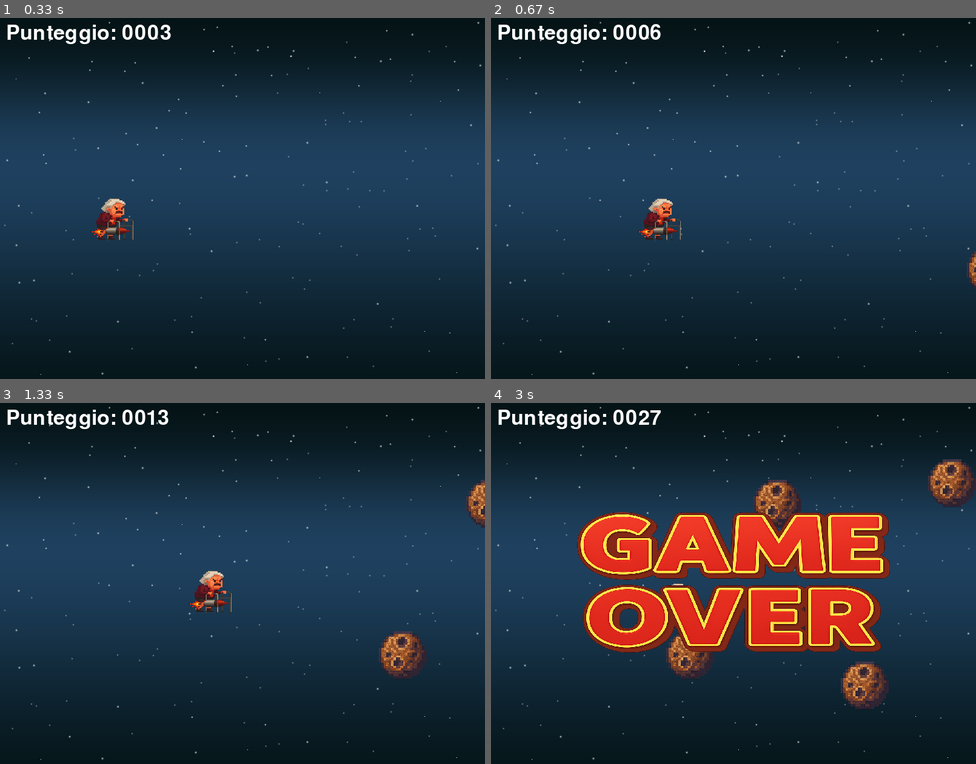
Above: before the commit, frames 1-4 (two rows, left to right).
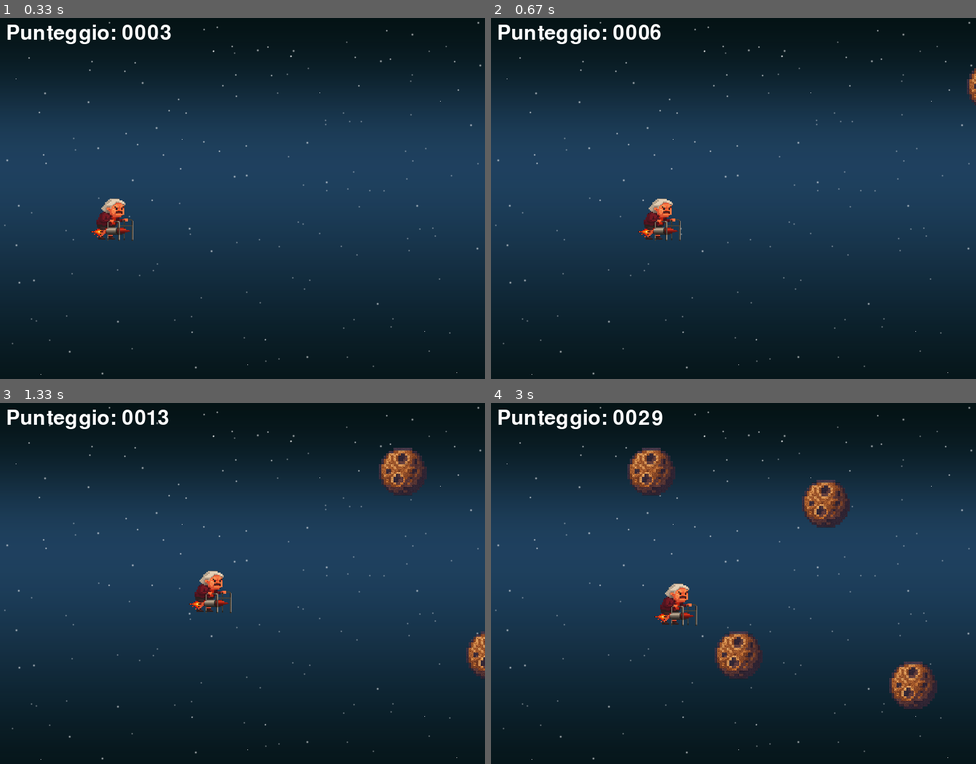
Above: after the commit, the same moments.

Repository: retrylater/malak-michele_pygame
Game: pygame game, started from main.py
Two runs of this game, one before a commit and one after it. Both use one fixed random seed, a clock stepped at 60 frames per second and the inputs below.
Inputs:
- Up to frame 1 (0.33 s): no input
- Up to frame 2 (0.67 s): hold D from 0.33 s (still down)
- Up to frame 3 (1.33 s): release D at 0.8 s; hold W 0.83-1.13 s; tap Space at 0.9, 1.23 s; hold D from 1.17 s (still down)
- Up to frame 4 (3 s): tap Space at 1.53, 1.73, 2.03, 2.3, 2.63, 2.93 s; release D at 1.63 s; hold A 1.67-2.2 s; hold S 2.23-2.53 s; hold A 2.57-2.97 s

Frame 1 is identical in both runs. In frame 2, 0.3% of the frame differs, in the area x 98-100%, y 13-75%; in frame 3, 2.7%; in frame 4, 27%, in the area x 17-100%, y 2-85%.

Commit message:
ho sistemato le scritte

Diff:
--- a/main.py
+++ b/main.py
@@ -12,13 +12,13 @@
 sfondo = pygame.image.load('sfondo_spaziale.png')
 
 rallentamento_base = pygame.image.load('rallentamento.png')
-altezza_rallentamento = 400
-larghezza_rallentamento = 600
+altezza_rallentamento = 600
+larghezza_rallentamento = 800
 rallentamento_image = pygame.transform.scale(rallentamento_base, (larghezza_rallentamento, altezza_rallentamento))
 
 invincibile_base = pygame.image.load('invincibile.png')
-altezza_invincibile = 400
-larghezza_invincibile = 600
+altezza_invincibile = 600
+larghezza_invincibile = 800
 invincibile_image = pygame.transform.scale(invincibile_base, (larghezza_invincibile, altezza_invincibile))
 
 esplosione_base = pygame.image.load("esplosione.png")
@@ -35,12 +35,12 @@
 pygame.display.set_caption("Nonna Rampage(Spaziale)")
 clock = pygame.time.Clock()
 fps = 60
-orologi = []
+
 nonna = Nonna((150, 300))
-asteroide = Asteroide()
+
 asteroidi = []
 pillole = []
-running = True
+orologi = []
 
 tempo_invincibile_inizio = 0
 durata_invincibilita = 3000
@@ -59,13 +59,12 @@
 tempo_rallentamento_fine = 5000
 
 mostra_scritta_invincibile = False
-tempo_scritta_invincibile = 0
+tempo_scritta_rallentamento = 0
 
 mostra_scritta_rallentamento = False
 tempo_scritta_rallentamento = 0
 
-durata_scritta = 1000
-
+durata_scritta = 3000
 
 def disegna_oggetti(Rallentamento):
     screen.blit(sfondo, (0,0))
@@ -81,6 +80,7 @@
     pygame.display.update()
     clock.tick(fps)
 
+running = True
 gioco_attivo = True
 Rallentamento = False
 Invincibile = False
@@ -138,6 +138,7 @@
     if gioco_attivo:
         tempo_corrente = pygame.time.get_ticks()
         punteggio = (tempo_corrente - tempo_inizio) // 100
+
         for a in asteroidi:
             a.aggiorna_a(Rallentamento)
         asteroidi = [a for a in asteroidi if not a.fuori_schermo_a()]
@@ -200,6 +201,7 @@
         if current_time - tempo_invincibile_inizio > durata_invincibilita:
             Invincibile = False
 
+
     if mostra_scritta_invincibile:
         if pygame.time.get_ticks() - tempo_scritta_invincibile < durata_scritta:
             screen.blit(invincibile_image, (0,0))
